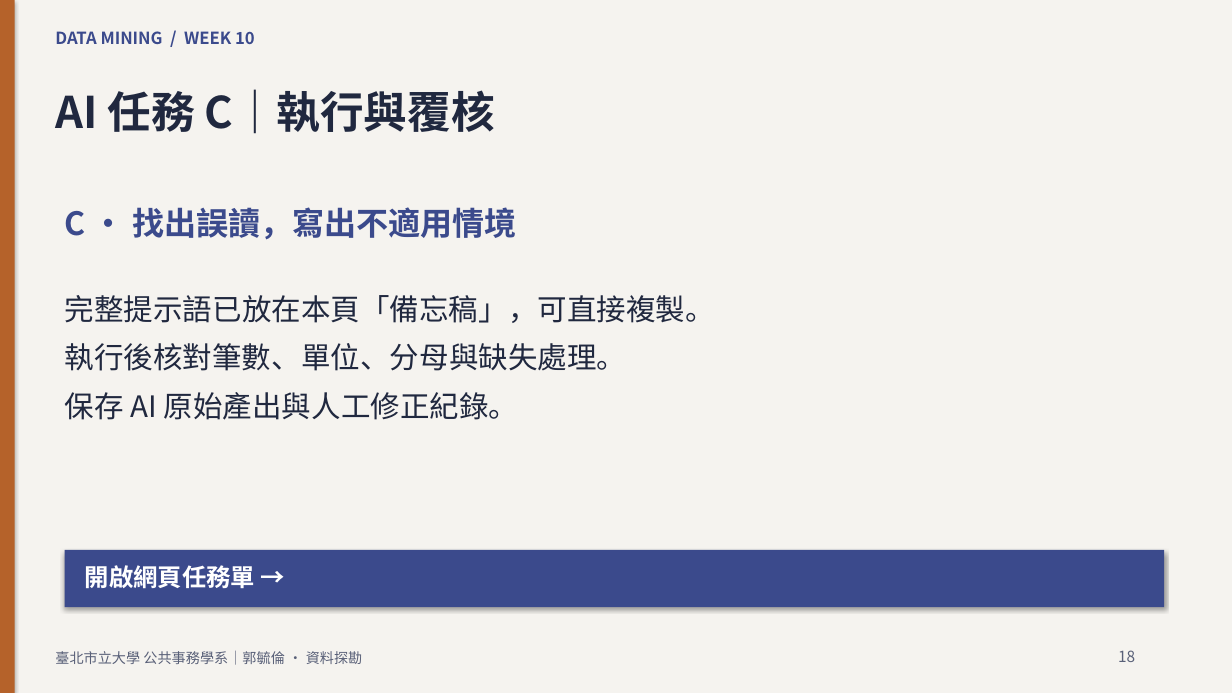
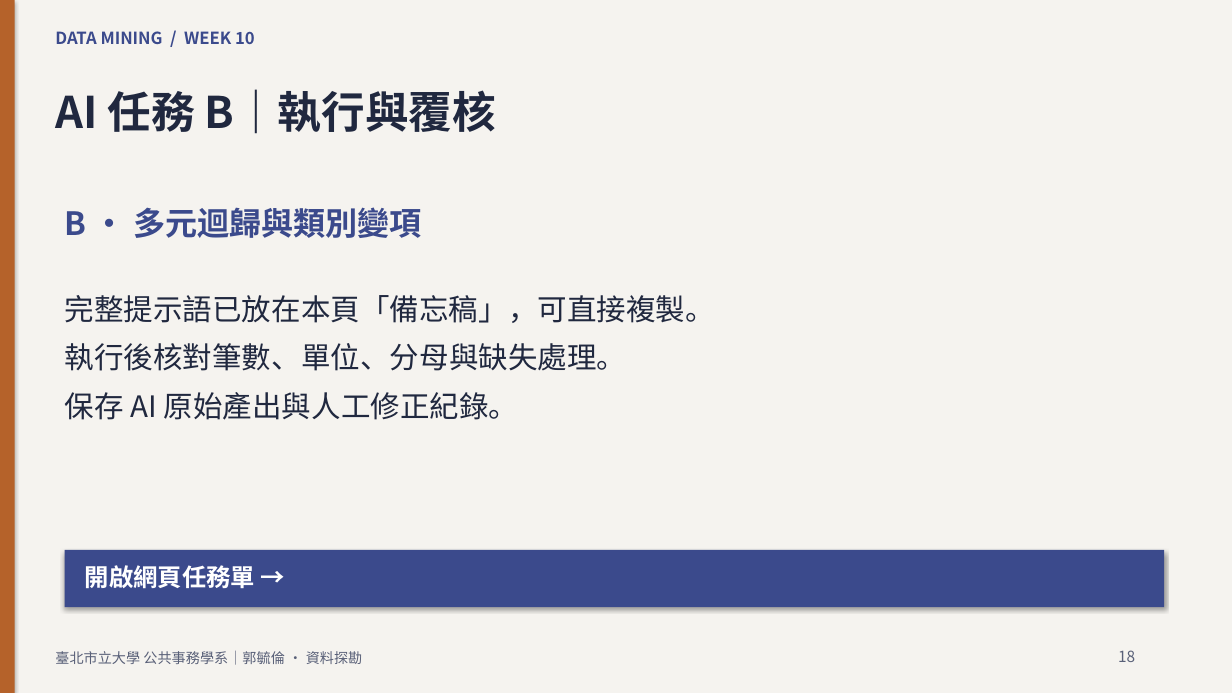
Before and after one commit to knut921/datamining-course, a slide deck: slide 18 of assets/slides/week10.pptx. Drawn at 1232x693 pixels with LibreOffice and Linux fonts; fonts in the diff are those of the drawing. Boxes give left, top, right and bottom in pixels: in the first picture for what was removed or moved away, otherwise in the second. Text is boxed around its words. In the diff, an @@ line names an element or a change of style, - is before the commit and + after.

```diff
--- a/assets/slides/week10.pptx
+++ b/assets/slides/week10.pptx
@@ text at (x1=55, y1=89, x2=496, y2=134): text changed @@
-AI 任務 C｜執行與覆核
+AI 任務 B｜執行與覆核
@@ text at (x1=65, y1=207, x2=421, y2=238): text changed @@
-C · 找出誤讀，寫出不適用情境
+B · 多元迴歸與類別變項
```
Also in this commit, not shown: 15 other slides changed, 1 slide added, 25 other files.
